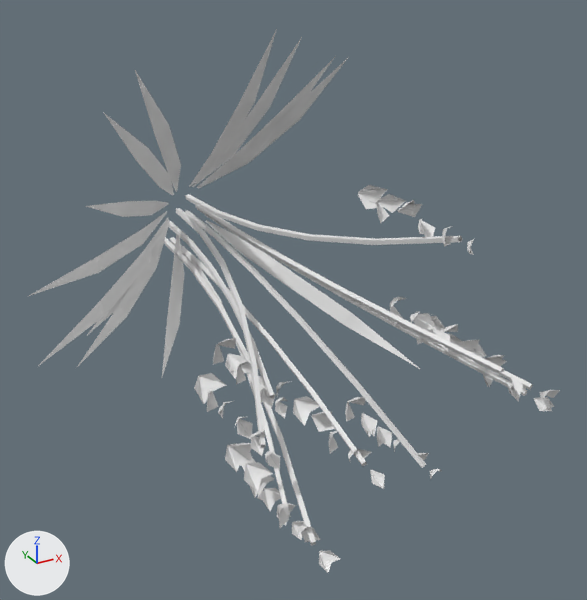
Before and after pictures for a commit that changed the glTF model assets/glb/lavender_n0.glb.
One viewpoint serves both versions: a 50 mm camera at (-0.374, -0.983, 0.319) aimed at (-0.002, -0.307, -0.019). Every picture has the same lights, and +X, +Y and +Z are marked at lower left. The older version comes first. Vertices at exactly the same position are counted once.

Names of what the first picture shows: 'lavender_n0_bloom2', 'lavender_n0_leaf', 'lavender_n0_stem'.
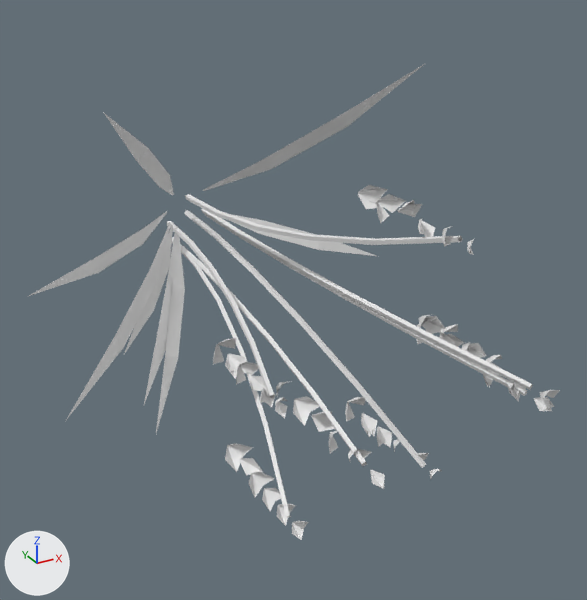
The change, as a diff of the scene's bpy script:
```diff
--- a/assets/glb/lavender_n0.glb.py
+++ b/assets/glb/lavender_n0.glb.py
@@ me_lavender_n0_bloom2 @@
 # used by ob_lavender_n0_bloom2; location = (0.0, 0.0, 0.0)
-me_lavender_n0_bloom2.from_pydata(...)  # 780 vertices, 720 faces; spans x -0.124..0.143, y -0.551..-0.266, z -0.201..0.109
+me_lavender_n0_bloom2.from_pydata(...)  # 546 vertices, 504 faces; spans x -0.088..0.143, y -0.549..-0.266, z -0.201..0.109
+# me_lavender_n0_bloom2 part 1: 18 loose pieces with 234 vertices, spanning x -0.124..0.099, y -0.551..-0.304, z -0.159..-0.003, are deleted
@@ me_lavender_n0_leaf @@
 # used by ob_lavender_n0_leaf; location = (0.0, 0.0, 0.0)
-me_lavender_n0_leaf.from_pydata(...)  # 98 vertices, 70 faces; spans x -0.255..0.21, y -0.26..-0.02, z -0.179..0.242
+me_lavender_n0_leaf.from_pydata(...)  # 56 vertices, 40 faces; spans x -0.254..0.191, y -0.26..-0.02, z -0.193..0.201
+# me_lavender_n0_leaf part 2: the loose piece of 7 vertices spanning x -0.174..-0.027, y -0.174..-0.02, z 0.01..0.071 is turned -59.3 degrees about the y axis through the mesh origin and scaled by 0.971
+# me_lavender_n0_leaf part 3: the loose piece of 7 vertices spanning x -0.191..-0.028, y -0.189..-0.02, z -0.068..-0.009 is turned -146.7 degrees about the y axis through the mesh origin and scaled by 0.966
+# me_lavender_n0_leaf part 4: the loose piece of 7 vertices spanning x 0.022..0.21, y -0.26..-0.02, z -0.179..-0.019 is turned -87.4 degrees about the y axis through the mesh origin
+# me_lavender_n0_leaf part 5: 6 loose pieces with 42 vertices, spanning x -0.13..0.132, y -0.235..-0.02, z -0.112..0.242, are deleted
+# me_lavender_n0_leaf part 6: 18 vertices removed from x -0.255..-0.028, y -0.247..-0.02, z -0.152..-0.006; 18 vertices added at x -0.236..-0.018, y -0.252..-0.02, z -0.193..-0.015
@@ me_lavender_n0_stem @@
 # used by ob_lavender_n0_stem; location = (0.0, 0.0, 0.0)
-me_lavender_n0_stem.from_pydata(...)  # 240 vertices, 400 faces; spans x -0.111..0.128, y -0.526..0.0, z -0.184..0.095
+me_lavender_n0_stem.from_pydata(...)  # 168 vertices, 280 faces; spans x -0.078..0.128, y -0.524..0.0, z -0.184..0.095
+# me_lavender_n0_stem part 7: the loose piece of 24 vertices spanning x -0.111..-0.005, y -0.448..0.0, z -0.084..-0.003 is deleted
+# me_lavender_n0_stem part 8: the loose piece of 24 vertices spanning x 0.017..0.087, y -0.526..0.0, z -0.024..-0.001 is deleted
+# me_lavender_n0_stem part 9: the loose piece of 24 vertices spanning x -0.1..-0.026, y -0.516..0.0, z -0.144..-0.04 is deleted
```

Changed parts and their boxes (x1, y1, x2, y2) in the pictures (587 x 600 px; the box of a moved part takes in the faces that stretch with it):
'lavender_n0_leaf', reshaped (6% taller)
    before: (27, 29, 420, 377)
    after: (27, 63, 426, 433)
'lavender_n0_stem', reshaped (8% shorter)
    before: (164, 194, 532, 545)
    after: (167, 194, 532, 518)
'lavender_n0_bloom2', reshaped (8% shorter)
    before: (194, 185, 560, 573)
    after: (213, 185, 560, 540)
part 1 of me_lavender_n0_bloom2, deleted
    before: (194, 297, 523, 573)
part 2 of me_lavender_n0_leaf, moved or reshaped
    before: (86, 201, 169, 217)
    after: (124, 225, 173, 354)
part 3 of me_lavender_n0_leaf, moved or reshaped
    before: (87, 219, 169, 335)
    after: (230, 214, 376, 256)
part 4 of me_lavender_n0_leaf, moved or reshaped
    before: (205, 221, 420, 369)
    after: (202, 63, 426, 191)
part 5 of me_lavender_n0_leaf, deleted
    before: (135, 29, 349, 268)
part 6 of me_lavender_n0_leaf, moved or reshaped
    before: (38, 217, 184, 377)
    after: (66, 222, 185, 433)
part 7 of me_lavender_n0_stem, deleted
    before: (176, 208, 266, 448)
part 8 of me_lavender_n0_stem, deleted
    before: (195, 205, 504, 374)
part 9 of me_lavender_n0_stem, deleted
    before: (164, 237, 316, 545)
